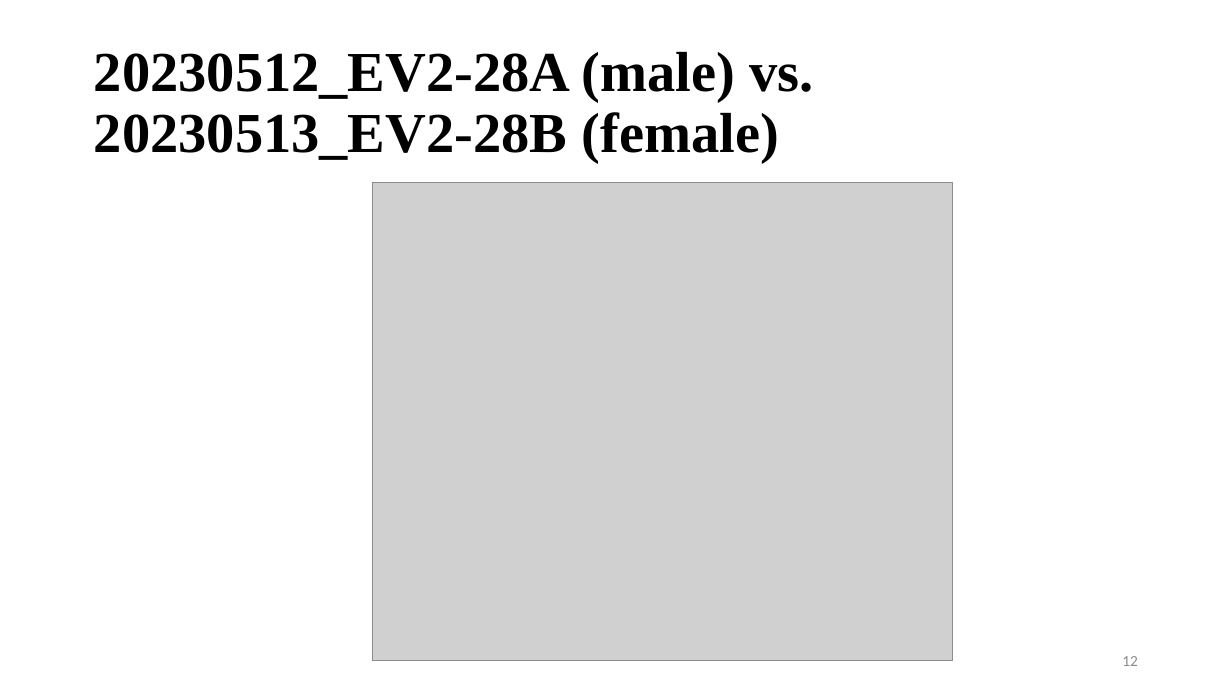
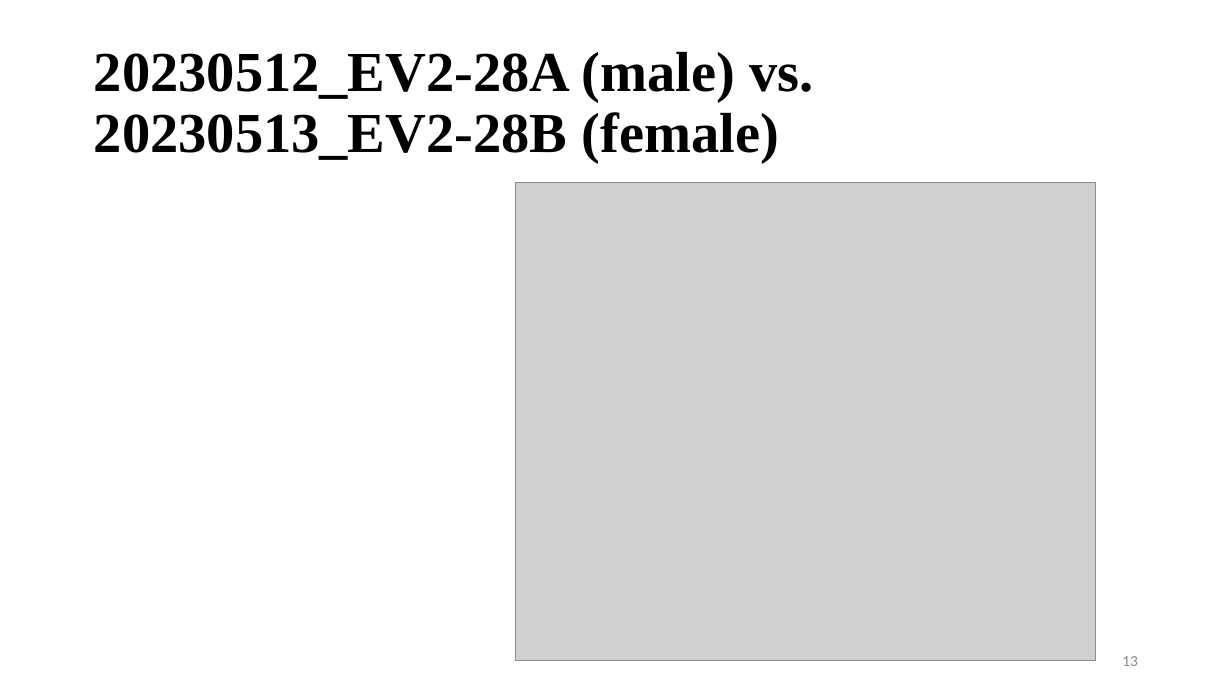
Before and after one commit to vinogradova-lab/cell-type-specific-proximity-labeling, a slide deck: slide 14 of docs/update_052523.pptx (slide 13 before the commit). Drawn at 1232x693 pixels with LibreOffice and Linux fonts; fonts in the diff are those of the drawing; grey boxes stand for pictures. Boxes give left, top, right and bottom in pixels: in the first picture for what was removed or moved away, otherwise in the second. Text is boxed around its words. In the diff, an @@ line names an element or a change of style, - is before the commit and + after.

```diff
--- a/docs/update_052523.pptx
+++ b/docs/update_052523.pptx
@@ picture moved from (x1=372, y1=182, x2=953, y2=661) to (x1=515, y1=182, x2=1095, y2=661) @@
@@ page number at (x1=1122, y1=656, x2=1138, y2=666): text changed @@
-12
+13
```
Also in this commit, not shown: 7 other slides changed, 1 slide added.
